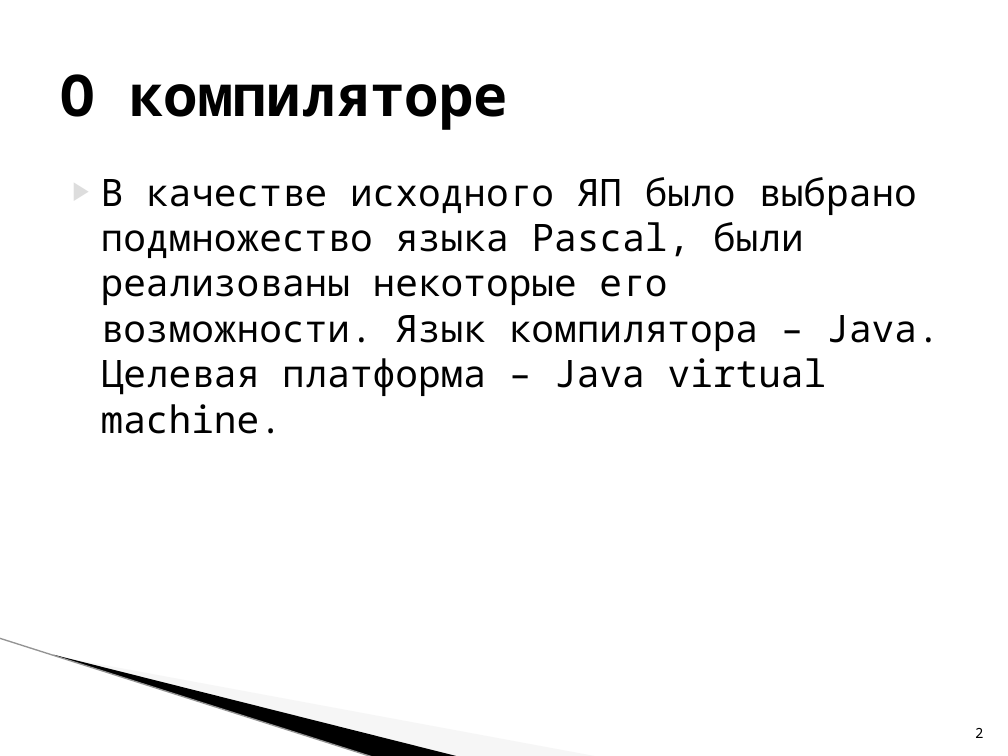
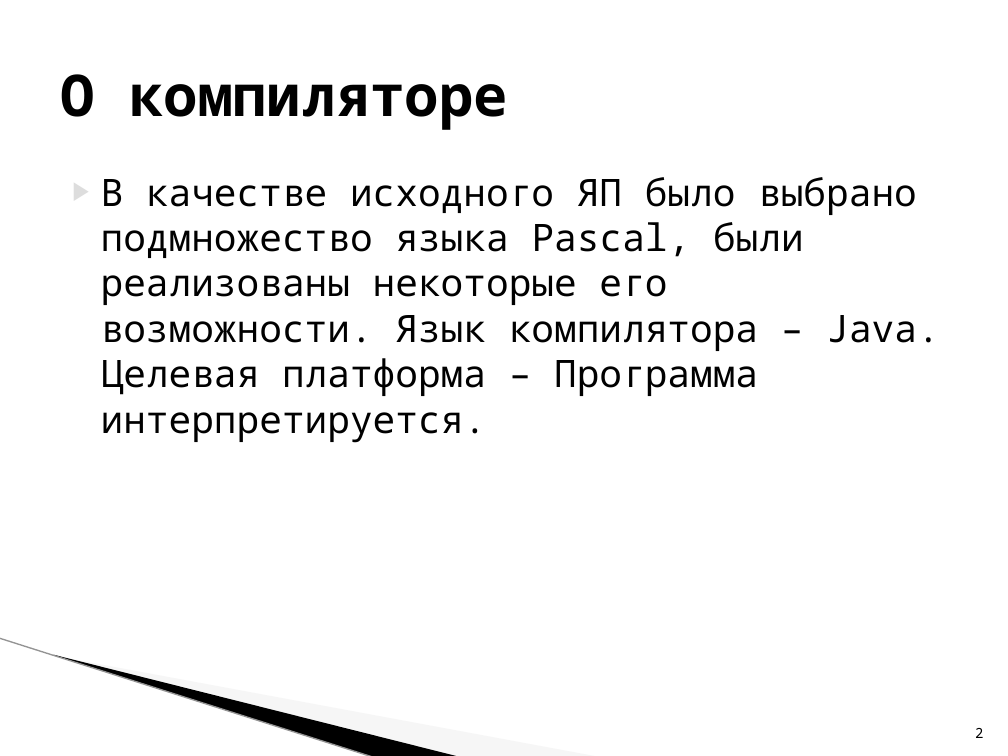
Before and after one commit to egort-33/ISB117, a slide deck: slide 2 of Презентация компилятор Толокнов ИСБ-117.pptx. Drawn at 1008x756 pixels with LibreOffice and Linux fonts; fonts in the diff are those of the drawing; background and template pictures are left out. Boxes give left, top, right and bottom in pixels: in the first picture for what was removed or moved away, otherwise in the second. Text is boxed around its words. In the diff, an @@ line names an element or a change of style, - is before the commit and + after.

```diff
--- a/Презентация компилятор Толокнов ИСБ-117.pptx
+++ b/Презентация компилятор Толокнов ИСБ-117.pptx
@@ text at [101,177,939,443]: text changed @@
-▶ В качестве исходного ЯП было выбрано подмножество языка Pascal, были реализованы некоторые его возможности. Язык компилятора – Java. Целевая платформа – Java virtual machine.
+▶ В качестве исходного ЯП было выбрано подмножество языка Pascal, были реализованы некоторые его возможности. Язык компилятора – Java. Целевая платформа – Программа интерпретируется.
```
Also in this commit, not shown: 2 other slides changed.
